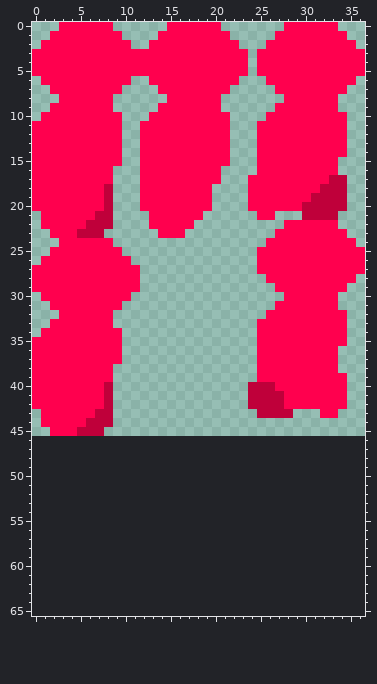
File history of a sprite sheet, assets/player.png. Above, as it was before the edit.
The file is 37x46 pixels. The old version is drawn lined up with the new one, on the new canvas.
The same view after the edit:
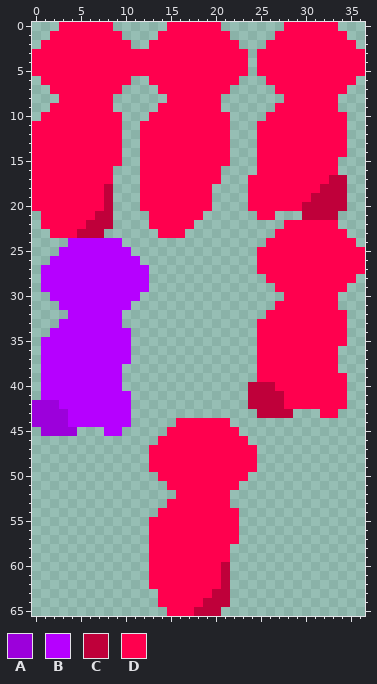
Palette (. is transparent): A #9c00db  B #b600ff  C #bf003a  D #ff004e
From old to new:
canvas 37x46 -> 37x66
y 24: x 3..9 DDDDDD. -> .BBBBBB
y 25: x 2..10 DDDDDDDD. -> .BBBBBBBB
y 26: x 1..11 DDDDDDDDDD. -> .BBBBBBBBBB
y 27..29: x 0..12 DDDDDDDDDDDD. -> .BBBBBBBBBBBB
y 30: x 1..11 DDDDDDDDDD. -> .BBBBBBBBBB
y 31: x 2..10 DDDDDDDD. -> .BBBBBBBB
y 32: x 3..9 DDDDDD. -> .BBBBBB
y 33: x 2..9 DDDDDDD. -> .BBBBBBB
y 34: x 1..10 DDDDDDDDD. -> .BBBBBBBBB
y 35..37: x 0..10 DDDDDDDDDD. -> .BBBBBBBBBB
y 38..39: x 0..9 DDDDDDDDD. -> .BBBBBBBBB
y 40: x 0..9 DDDDDDDDC. -> .BBBBBBBBB
y 41: x 0..10 DDDDDDDDC.. -> .BBBBBBBBBB
y 42: x 0..10 DDDDDDDDC.. -> AAABBBBBBBB
y 43: x 0..10 .DDDDDDCC.. -> AAAABBBBBBB
y 44: x 0..10 .DDDDDCCC.. -> AAAABBBBBBB; x 16..21 ...... -> DDDDDD
y 45: x 1..9 .DDDCCC.. -> AAAA...BB; x 15..22 ........ -> DDDDDDDD
y 46: x 14..23 .......... -> DDDDDDDDDD
y 47..49: x 13..24 ............ -> DDDDDDDDDDDD
y 50: x 14..23 .......... -> DDDDDDDDDD
y 51: x 15..22 ........ -> DDDDDDDD
y 52: x 16..21 ...... -> DDDDDD
y 53: x 15..21 ....... -> DDDDDDD
y 54: x 14..22 ......... -> DDDDDDDDD
y 55..57: x 13..22 .......... -> DDDDDDDDDD
y 58..59: x 13..21 ......... -> DDDDDDDDD
y 60..62: x 13..21 ......... -> DDDDDDDDC
y 63: x 14..21 ........ -> DDDDDDCC
y 64: x 14..21 ........ -> DDDDDCCC
y 65: x 15..20 ...... -> DDDCCC
